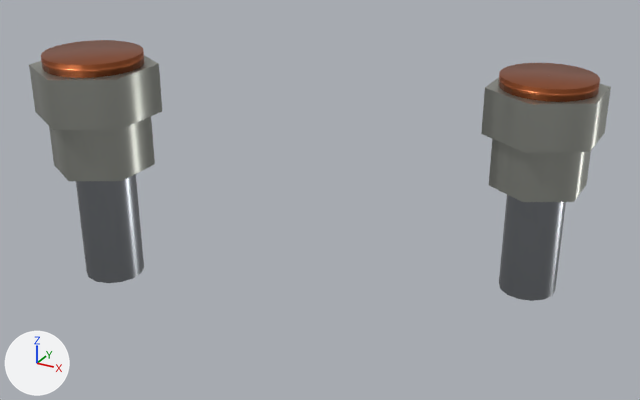
A saved change to the glTF model porsche-911sc-engine/parts/case-oil-fittings.glb.
Both versions are drawn from a 50 mm camera at (86.8, -47.4, -67.1) aimed at (-15.2, 138.0, -159.8). Lighting does not change. The marker at lower left points along +X, +Y and +Z. The older version comes first.
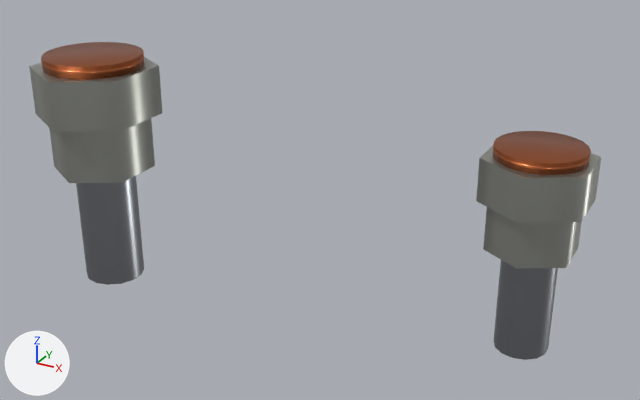
The edits, one by one:
Object 'Mesh_0' (ob_mesh_0) moves from (-62.0, 110.0, -121.6) to (-62.0, 110.0, -122.1).
Object 'Mesh_0.001' (ob_mesh_0_001) moves from (34.0, 165.0, -128.0) to (34.0, 165.0, -146.4).
Object 'Mesh_1' (ob_mesh_1) moves from (-62.0, 110.0, -136.1) to (-62.0, 110.0, -136.6).
Object 'Mesh_1.001' (ob_mesh_1_001) moves from (34.0, 165.0, -142.5) to (34.0, 165.0, -160.9).
Object 'Mesh_3.001' (ob_mesh_3_001) moves from (34.0, 165.0, -170.5) to (34.0, 165.0, -188.9).

What differs and where, as boxes [x1, y1, x2, y2] in the pictures (640 x 400 px):
'Mesh_1.001', moved: before [481, 75, 611, 202]; after [476, 146, 601, 269]
'Mesh_1', moved: before [29, 55, 162, 181]; after [29, 57, 162, 183]
'Mesh_3.001', moved: before [499, 195, 566, 301]; after [494, 260, 558, 360]
'Mesh_0.001', moved: before [499, 63, 600, 102]; after [493, 131, 591, 175]
'Mesh_0', moved: before [41, 40, 144, 78]; after [41, 42, 144, 80]
